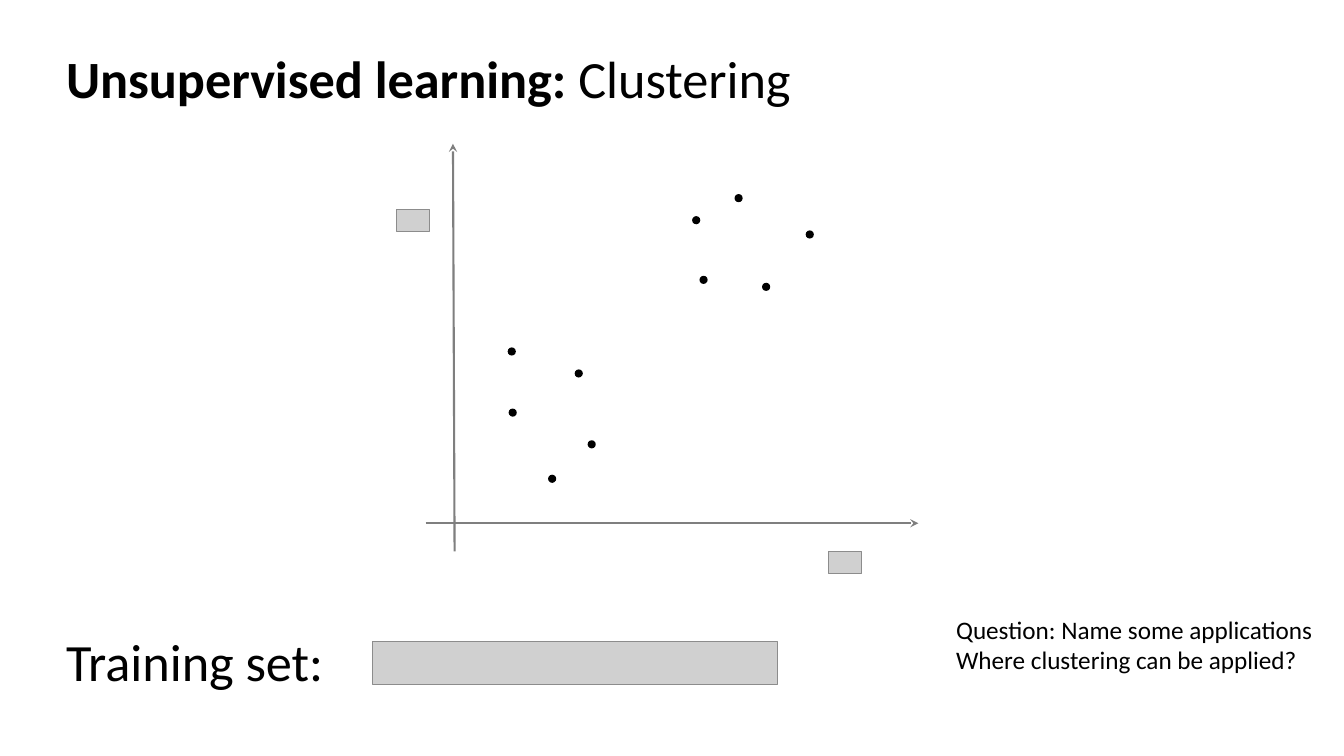
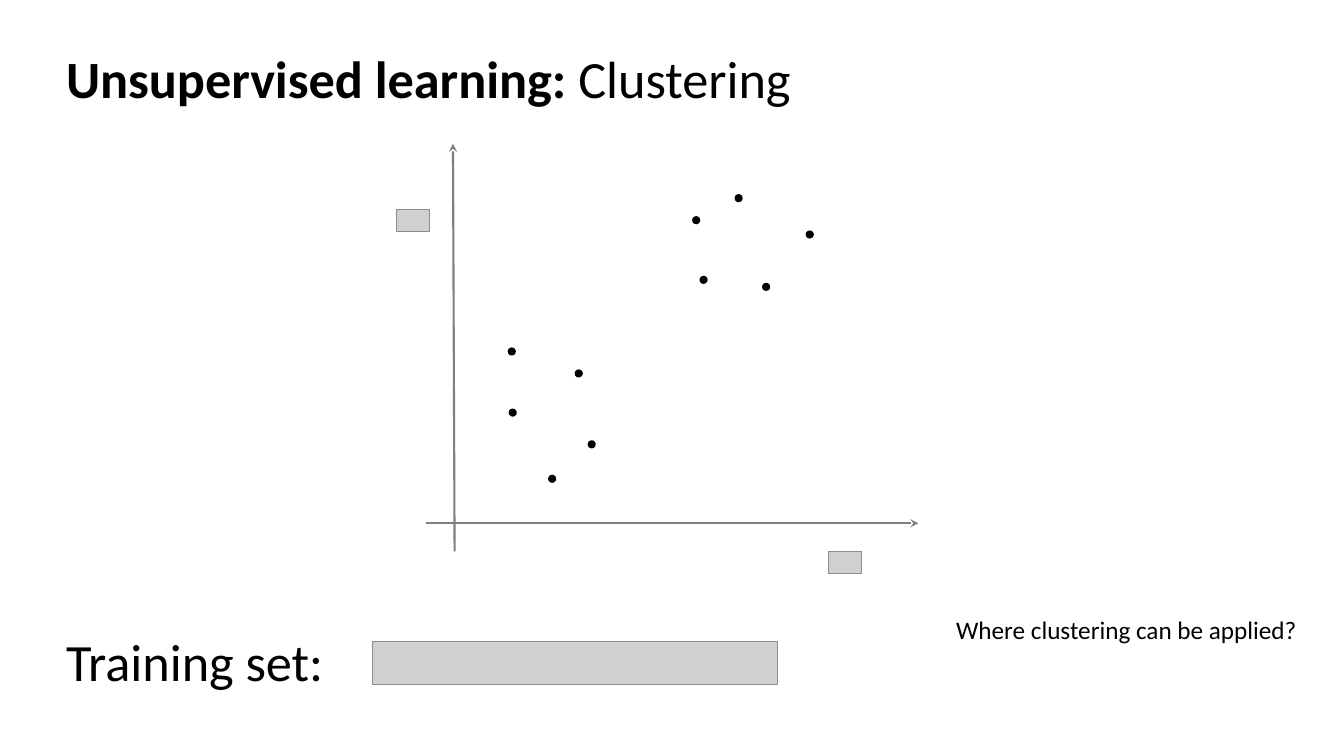
Before and after one commit to ICBI/AIMAHEAD_GU, a slide deck: slide 5 of Courses/ML_Concepts/Module_02_Introduction_to_Unsupervised_Learning/Module_02_Unsupervised_Learning_K_means_Clustering.pptx (slide 7 before the commit). Drawn at 1344x756 pixels with LibreOffice and Linux fonts; fonts in the diff are those of the drawing; grey boxes stand for pictures. Boxes give left, top, right and bottom in pixels: in the first picture for what was removed or moved away, otherwise in the second. Text is boxed around its words. In the diff, an @@ line names an element or a change of style, - is before the commit and + after.

```diff
--- a/Courses/ML_Concepts/Module_02_Introduction_to_Unsupervised_Learning/Module_02_Unsupervised_Learning_K_means_Clustering.pptx
+++ b/Courses/ML_Concepts/Module_02_Introduction_to_Unsupervised_Learning/Module_02_Unsupervised_Learning_K_means_Clustering.pptx
@@ text at bbox=[956, 621, 1312, 643]: paragraph removed @@
-Question: Name some applications
```
Also in this commit, not shown: 4 slides added, 4 slides removed, 10 other files.
